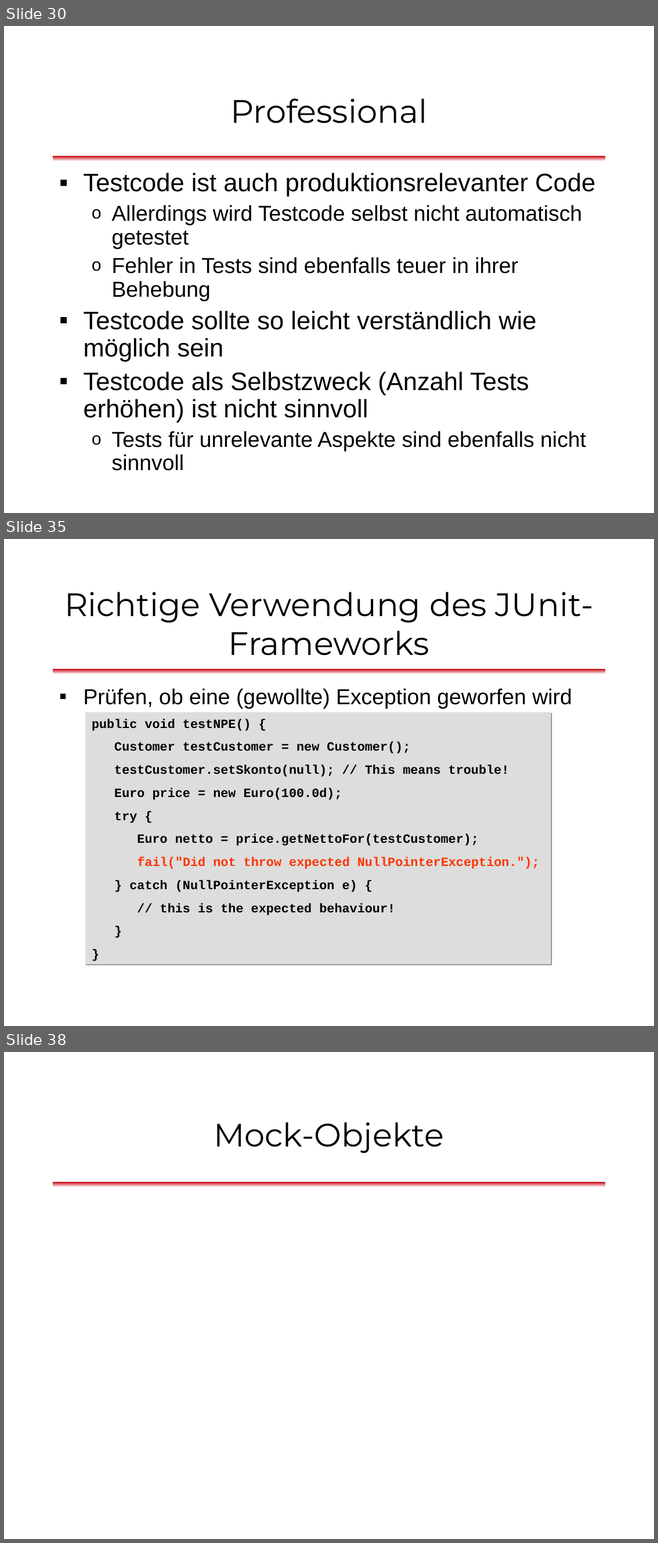
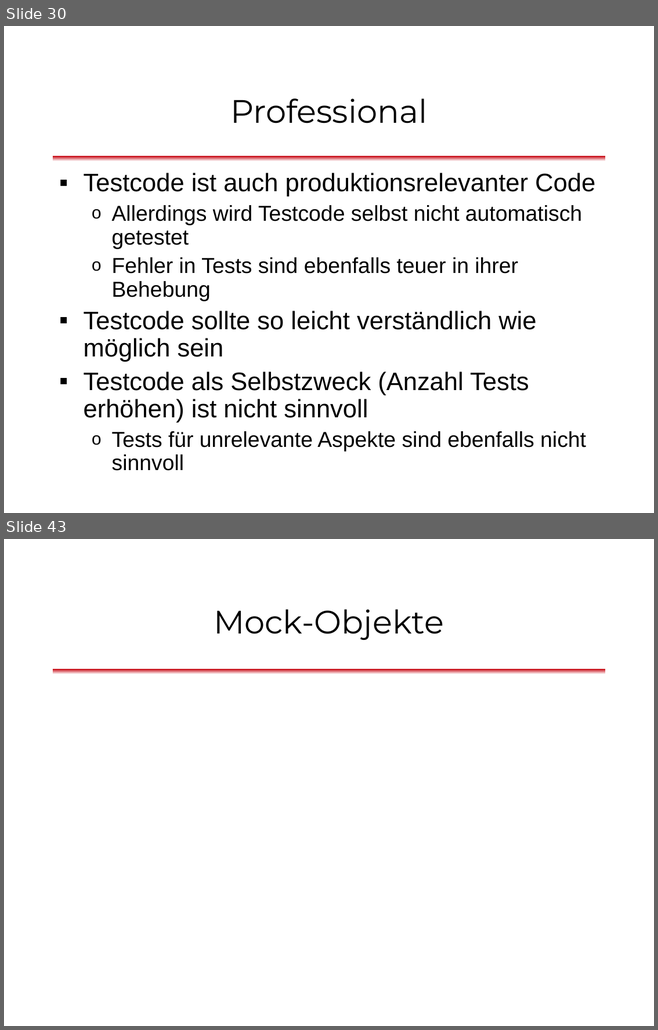
Before and after one commit to dlindner/vorlesung-se2-dhbw, a slide deck: added_2013/Unit Tests mit JUnit (2013).odp. Shown one above the other, each under a label of ours: slides 30, 35 and 38 before the commit, slides 30 and 43 after it; the slides between them are not shown. The pictures are 658x1543 and 658x1030 pixels, drawn with LibreOffice and Linux fonts; fonts in the diff are those of the drawing; background and template pictures are left out. Boxes give left, top, right and bottom in pixels: in the first picture for what was removed or moved away, otherwise in the second. Text is boxed around its words. In the diff, an @@ line names an element or a change of style, - is before the commit and + after.

```diff
--- a/added_2013/Unit Tests mit JUnit (2013).odp
+++ b/added_2013/Unit Tests mit JUnit (2013).odp
@@ slide 35 removed at bbox=[4, 539, 654, 1026], background #FFFFFF; not listed: 1 template element that a slide beside it also shows @@
@@ title removed at bbox=[64, 592, 593, 656] @@
-Richtige Verwendung des JUnit-Frameworks
@@ text removed at bbox=[83, 689, 571, 709] @@
-▪ Prüfen, ob eine (gewollte) Exception geworfen wird
@@ rectangle removed at bbox=[85, 712, 551, 965] @@
-public void testNPE() {
-Customer testCustomer = new Customer();
-testCustomer.setSkonto(null); // This means trouble!
-Euro price = new Euro(100.0d);
-try {
-Euro netto = price.getNettoFor(testCustomer);
-fail("Did not throw expected NullPointerException.");
-} catch (NullPointerException e) {
-// this is the expected behaviour!
-}
-}
@@ what was slide 38 is now slide 43 @@
```
Also in this commit, not shown: 5 slides changed, 8 slides added, 9 other slides removed.
